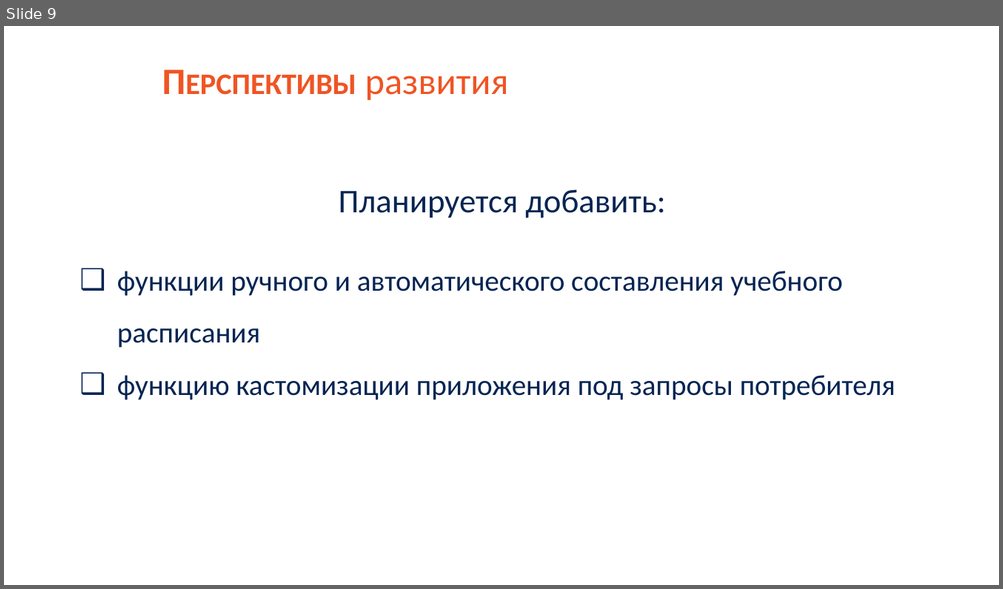
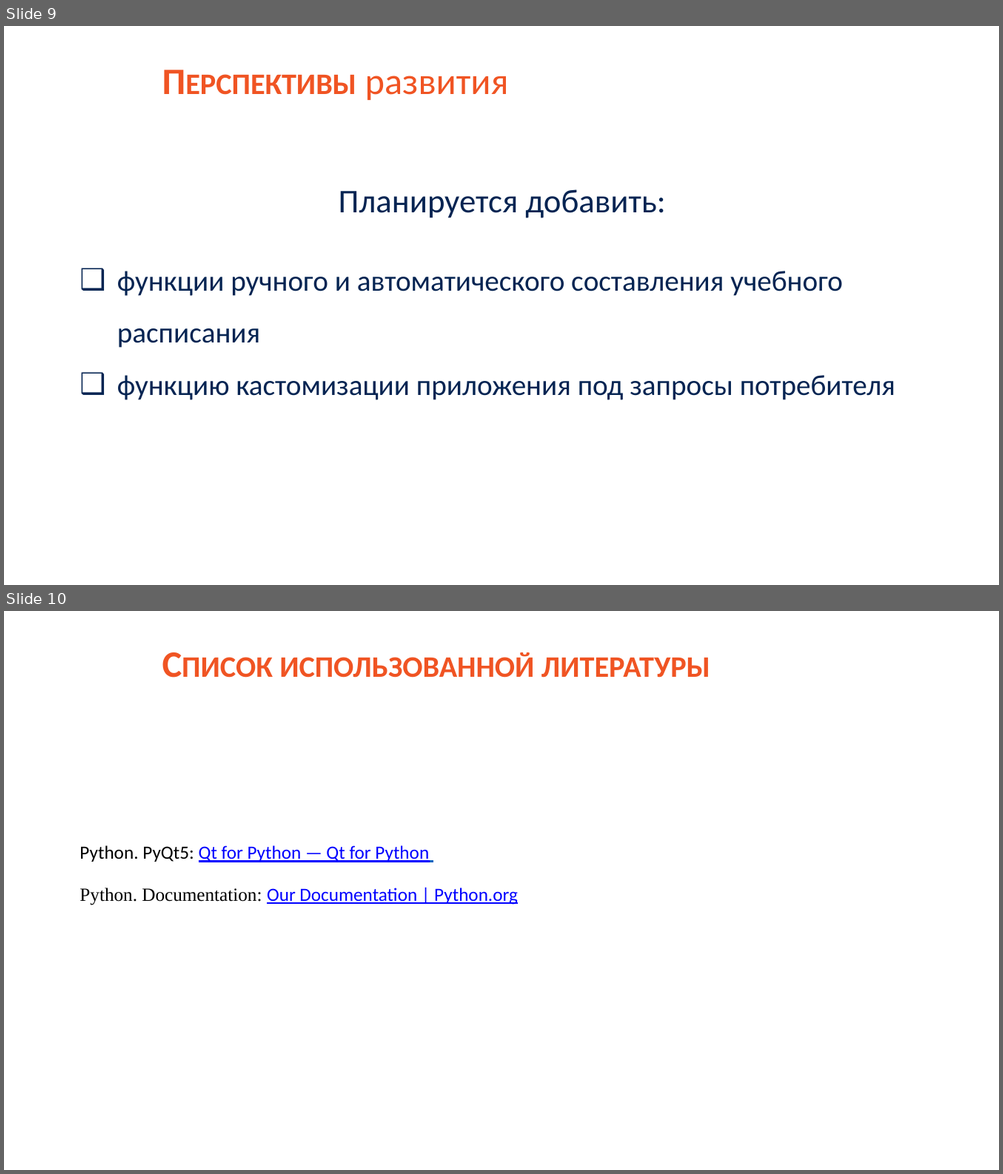
Before and after one commit to saaasssska/helper_by_school, a slide deck: Documentation/10-_22.02._._.pptx. Shown one above the other, each under a label of ours: slide 9 before the commit, slides 9 and 10 after it. The pictures are 1003x589 and 1003x1174 pixels, drawn with LibreOffice and Linux fonts; fonts in the diff are those of the drawing; background and template pictures are left out. Boxes give left, top, right and bottom in pixels: in the first picture for what was removed or moved away, otherwise in the second. Text is boxed around its words. In the diff, an @@ line names an element or a change of style, - is before the commit and + after.

```diff
--- a/Documentation/10-_22.02._._.pptx
+++ b/Documentation/10-_22.02._._.pptx
@@ slide 10 added at [4,611,999,1170], background picture (left out) @@
@@ text added at [279,652,710,678], 36 pt, text #F05423, bold, small capitals @@
+Список использованной литературы
@@ text added at [79,846,518,906], 18 pt, text #0000FF, underline @@
+Python. PyQt5: Qt for Python — Qt for Python
+Python. Documentation: Our Documentation | Python.org
```
Also in this commit, not shown: 1 slide changed, 2 other files.
